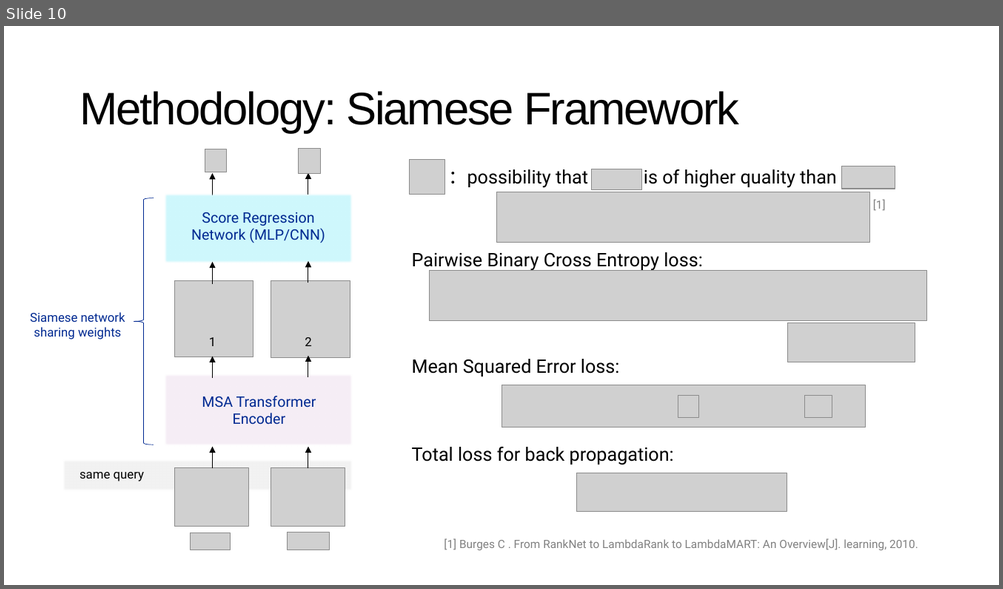
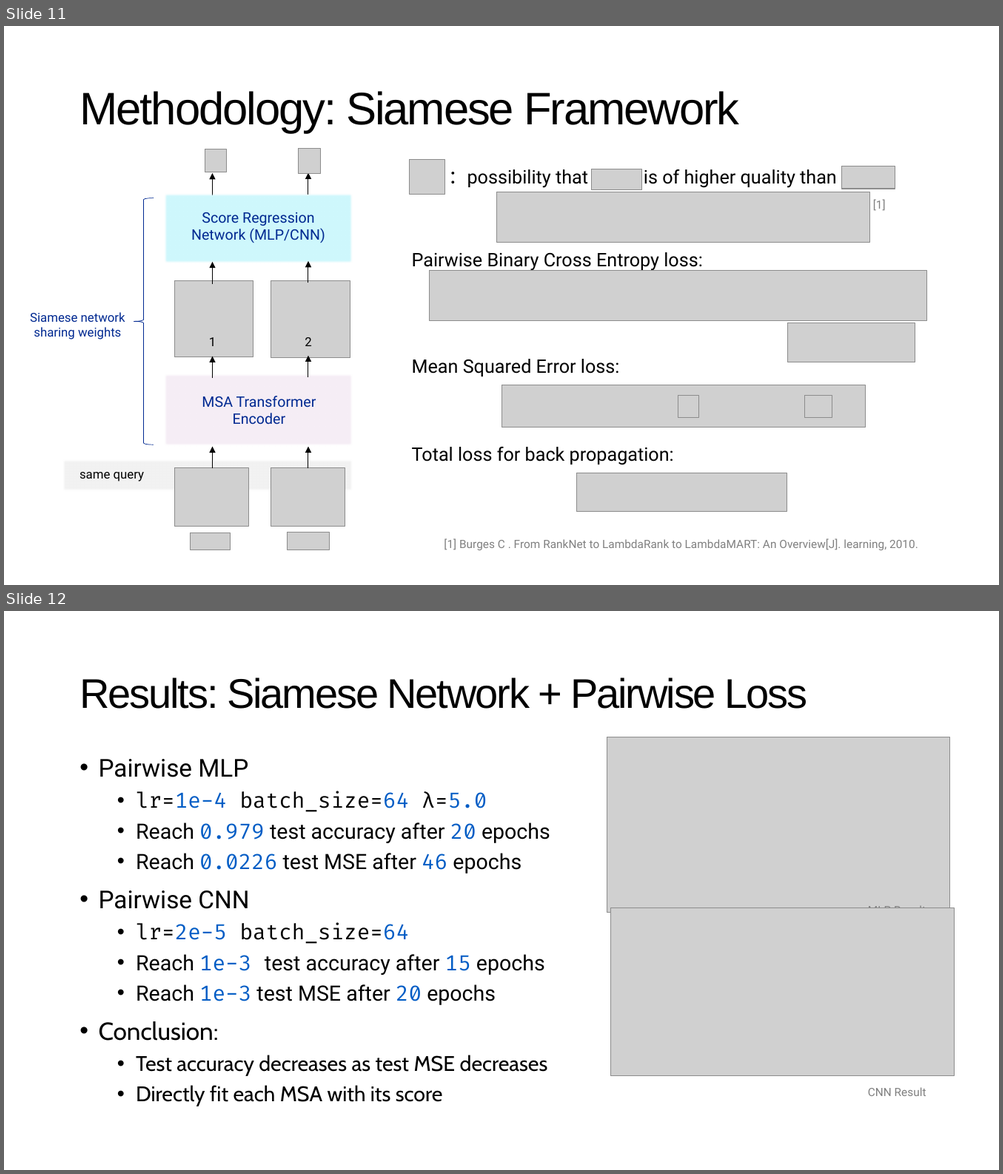
Before and after one commit to NaiL23/ShanghaiTech-CS177H-MSA-Scoring, a slide deck: report/presentation.pptx. Shown one above the other, each under a label of ours: slide 10 before the commit, slides 11 and 12 after it. The pictures are 1003x589 and 1003x1174 pixels, drawn with LibreOffice and Linux fonts; fonts in the diff are those of the drawing; grey boxes stand for pictures. Boxes give left, top, right and bottom in pixels: in the first picture for what was removed or moved away, otherwise in the second. Text is boxed around its words. In the diff, an @@ line names an element or a change of style, - is before the commit and + after.

```diff
--- a/report/presentation.pptx
+++ b/report/presentation.pptx
@@ slide 12 added at (x1=4, y1=611, x2=999, y2=1170), background #FFFFFF @@
@@ title added at (x1=79, y1=678, x2=807, y2=709), 40 pt, text #000000 @@
+Results: Siamese Network + Pairwise Loss
@@ picture added at (x1=607, y1=737, x2=950, y2=912) @@
@@ text added at (x1=99, y1=759, x2=550, y2=1107), 20.4 pt, text #000000 @@
+• Pairwise MLP
+  • lr=1e-4 batch_size=64 λ=5.0
+  • Reach 0.979 test accuracy after 20 epochs
+  • Reach 0.0226 test MSE after 46 epochs
+• Pairwise CNN
+  • lr=2e-5 batch_size=64
+  • Reach 1e-3 test accuracy after 15 epochs
+  • Reach 1e-3 test MSE after 20 epochs
+• Conclusion:
+  • Test accuracy decreases as test MSE decreases
+  • Directly fit each MSA with its score
@@ picture added at (x1=611, y1=908, x2=954, y2=1076) @@
@@ text added at (x1=868, y1=906, x2=925, y2=908), 11 pt, text #808080 @@
+MLP Result
@@ text added at (x1=868, y1=1088, x2=926, y2=1096), 11 pt, text #808080 @@
+CNN Result
@@ what was slide 10 is now slide 11 @@
```
Also in this commit, not shown: 2 slides changed, 1 other slide added, 1 slide removed, 3 other files.
